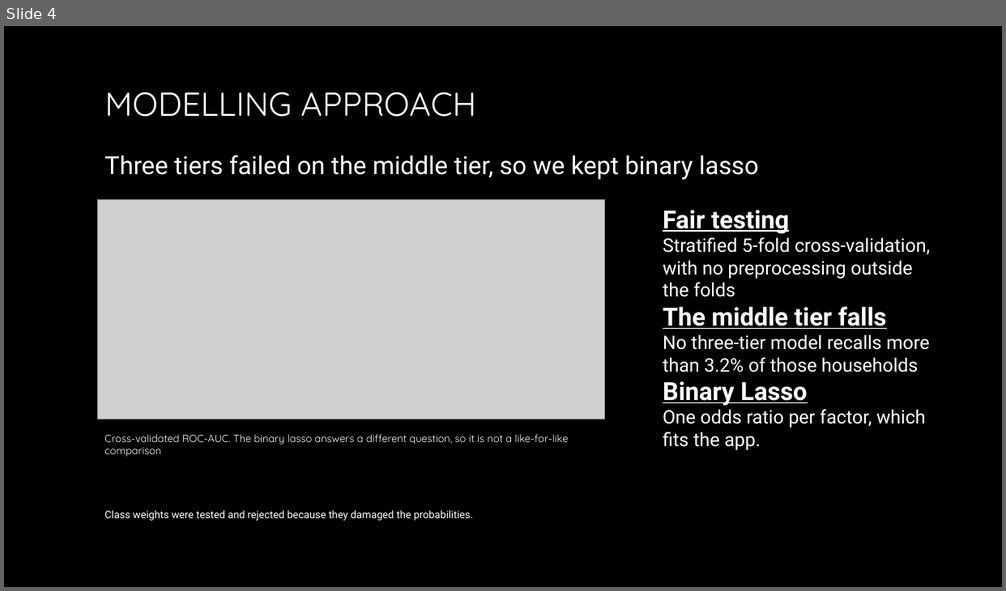
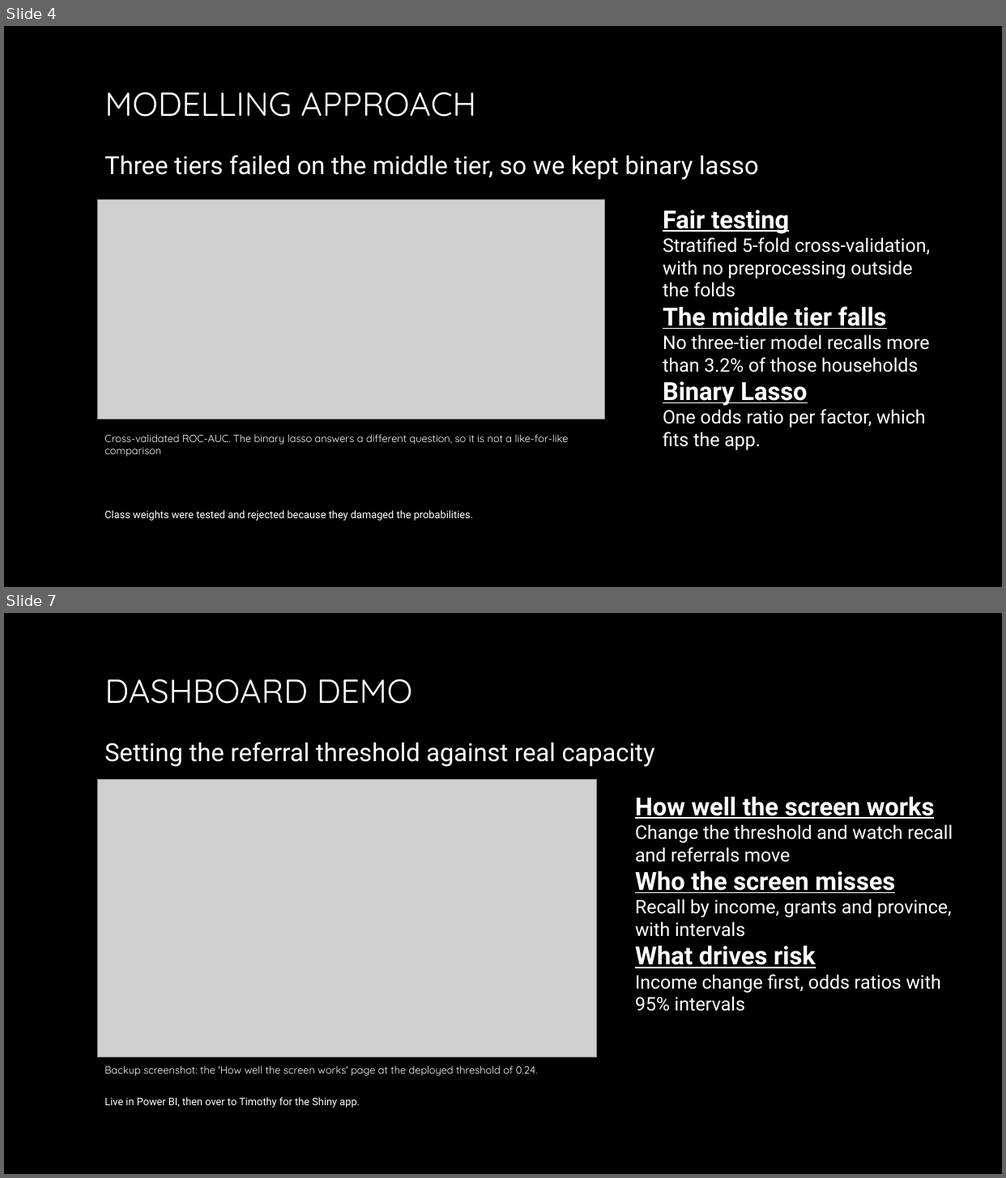
Before and after one commit to timothywubbeling/BIN381, a slide deck: report/M4/BIN381_M4_PersonA_Slides_1_4.pptx. Shown one above the other, each under a label of ours: slide 4 before the commit, slides 4 and 7 after it; the slides between them are not shown. The pictures are 1006x591 and 1006x1178 pixels, drawn with LibreOffice and Linux fonts; fonts in the diff are those of the drawing; grey boxes stand for pictures; background and template pictures are left out. Boxes give left, top, right and bottom in pixels: in the first picture for what was removed or moved away, otherwise in the second. Text is boxed around its words. In the diff, an @@ line names an element or a change of style, - is before the commit and + after.

```diff
--- a/report/M4/BIN381_M4_PersonA_Slides_1_4.pptx
+++ b/report/M4/BIN381_M4_PersonA_Slides_1_4.pptx
@@ slide 7 added at [4, 613, 1002, 1174], background picture (left out) @@
@@ title added at [105, 679, 412, 704], 32 pt, text gradient #FFFFFF to #A6A6A6 @@
+DASHBOARD DEMO
@@ text added at [104, 742, 655, 767], 24 pt, text #FFFFFF @@
+Setting the referral threshold against real capacity
@@ picture added at [98, 779, 597, 1057] @@
@@ text added at [635, 797, 953, 1012], 18 pt, text #FFFFFF @@
+How well the screen works
+Change the threshold and watch recall and referrals move
+Who the screen misses
+Recall by income, grants and province, with intervals
+What drives risk
+Income change first, odds ratios with 95% intervals
@@ text added at [104, 1066, 538, 1076], 10 pt, text #FFFFFF @@
+Backup screenshot: the 'How well the screen works' page at the deployed threshold of 0.24.
@@ text added at [104, 1097, 360, 1108], 10 pt, text #FFFFFF @@
+Live in Power BI, then over to Timothy for the Shiny app.
```
Also in this commit, not shown: 2 other slides added, 1 other file.
